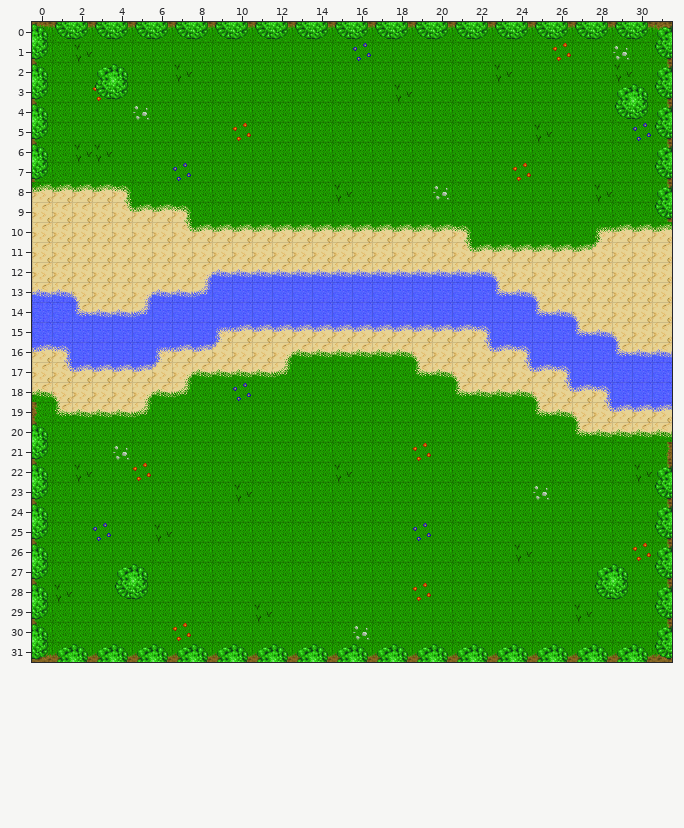
Level history. Tiled map: Project_WB/Project_WBContent/maps/river.tmx. The first picture shows the starting point.
Cells are 32x32 px. Shown: x 0..31, y 0..31.
The same view after the edit:
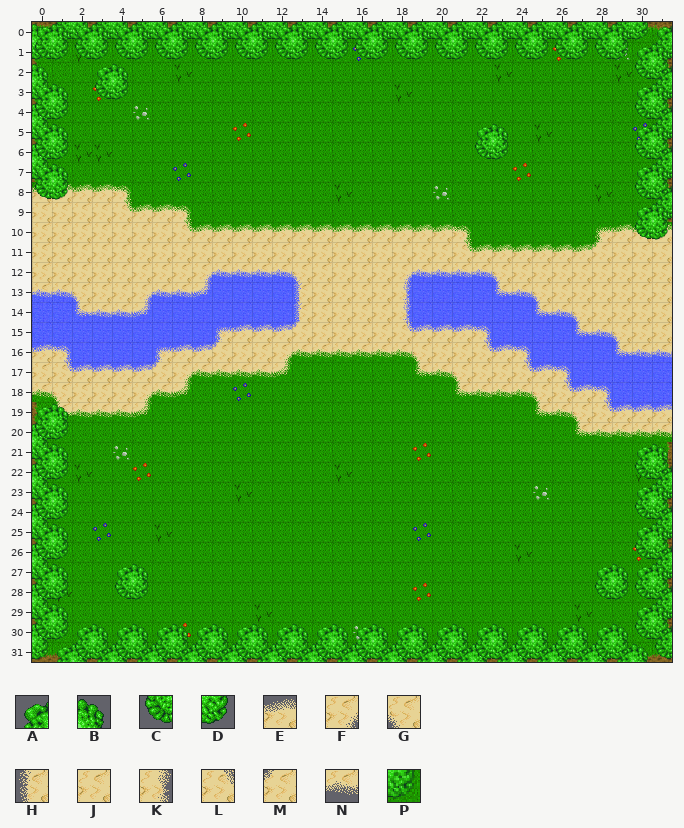
Key: from "environment": A 8, B 9, C 24, D 25, E 81, F 83, G 84, H 96, J 97, K 98, L 99, M 100, N 113, P 255.
_ is an empty cell, . an unchanged one.
Tiles of an added or newly shown layer are drawn over the layers below it.
See-through tiles are keyed as they look on the map.
What changed:
--- layer "ground2"
@@ x 13..18 @@
-12 NNNNNN
-13 ______
-14 ______
-15 EEEEEE
+12 GJJJJF
+13 HJJJJK
+14 HJJJJK
+15 MJJJJL
--- layer "tree1"
@@ x 29..30 @@
- 3 AB
- 4 CD
+ 3 __
+ 4 __
--- layer "tree2" (added)
@@ x 0..31 @@
- 0 ______________________________..
- 1 ________________________________
- 2 ..............................__
- 3 __............................__
- 4 __............................__
- 5 __....................__......__
- 6 __....................__......__
- 7 __............................__
- 8 __............................__
- 9 ..............................__
-10 ..............................__
+ 0 ABABABABABABABABABABABABABABAB..
+ 1 CDCDCDCDCDCDCDCDCDCDCDCDCDCDCDAB
+ 2 ..............................CD
+ 3 AB............................AB
+ 4 CD............................CD
+ 5 AB....................AB......AB
+ 6 CD....................CD......CD
+ 7 AB............................AB
+ 8 CD............................CD
+ 9 ..............................AB
+10 ..............................CD
@@ x 0..31 @@
-19 __..............................
-20 __..............................
-21 __............................__
-22 __............................__
-23 __............................__
-24 __............................__
-25 __............................__
-26 __............................__
-27 __............................__
-28 __............................__
-29 __............................__
-30 ________________________________
-31 ..____________________________..
+19 AB..............................
+20 CD..............................
+21 AB............................AB
+22 CD............................CD
+23 AB............................AB
+24 CD............................CD
+25 AB............................AB
+26 CD............................CD
+27 AB............................AB
+28 CD............................CD
+29 AB............................AB
+30 CDABABABABABABABABABABABABABABCD
+31 ..CDCDCDCDCDCDCDCDCDCDCDCDCDCD..
--- layer "collision"
@@ x 0..31 @@
- 1 .______________________________.
- 2 .............................._.
- 3 ._..............................
- 4 ._..............................
- 5 ._....................__......_.
- 6 ._....................__......_.
- 7 ._............................_.
- 8 __............................_.
- 9 .............................._.
-10 ..............................__
+ 1 .PPPPPPPPPPPPPPPPPPPPPPPPPPPPPP.
+ 2 ..............................P.
+ 3 .P..............................
+ 4 .P..............................
+ 5 .P....................PP......P.
+ 6 .P....................PP......P.
+ 7 .P............................P.
+ 8 PP............................P.
+ 9 ..............................P.
+10 ..............................PP
@@ x 13..18 @@
-13 PPPPPP
-14 PPPPPP
+13 ______
+14 ______
@@ x 0..31 @@
-19 __..............................
-20 ._..............................
-21 ._............................__
-22 ._............................_.
-23 ._............................_.
-24 ._............................_.
-25 ._............................_.
-26 ._............................_.
-27 ._............................_.
-28 ._............................_.
-29 ._............................_.
-30 .______________________________.
+19 PP..............................
+20 .P..............................
+21 .P............................PP
+22 .P............................P.
+23 .P............................P.
+24 .P............................P.
+25 .P............................P.
+26 .P............................P.
+27 .P............................P.
+28 .P............................P.
+29 .P............................P.
+30 .PPPPPPPPPPPPPPPPPPPPPPPPPPPPPP.
